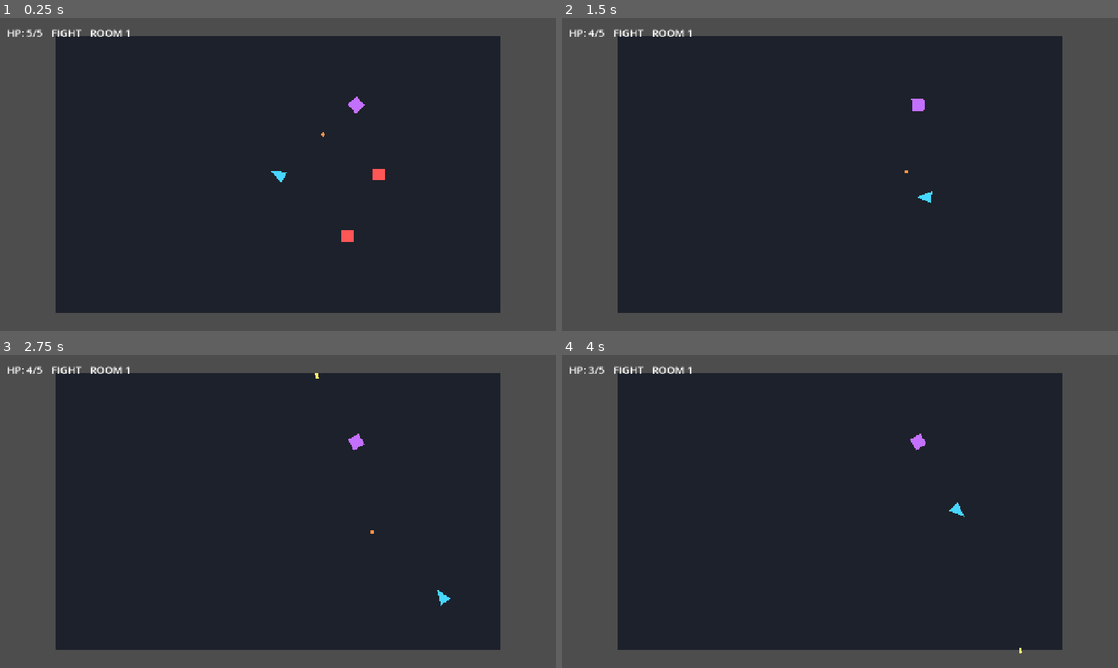
Above: before the commit, frames 1-4 (two rows, left to right).
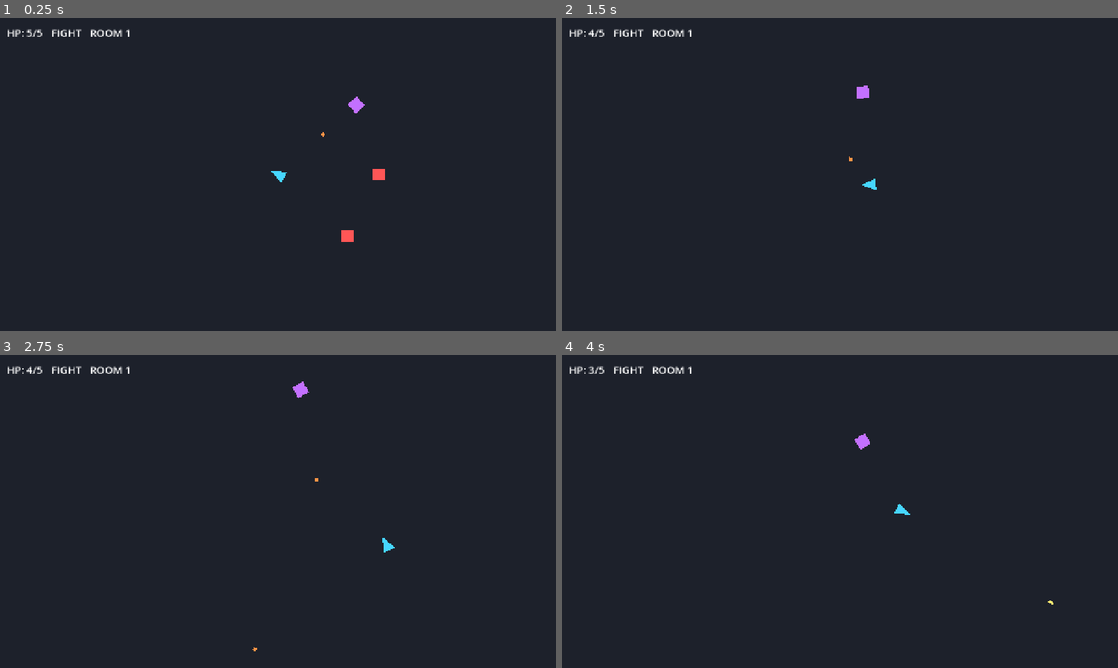
Above: after the commit, the same moments.

Repository: Dexter2099/GunMaxx
Game: Godot game, scene res://scenes/Main.tscn
The game is run twice, just before and just after one commit, with the same random seed, the same clock (stepped at 60 frames per second) and the same inputs.
Inputs (mouse positions are in pixels of both pictures, inside the frame that each line leads up to):
- Up to frame 1 (0.25 s): no input
- Up to frame 2 (1.5 s): move the mouse to (962, 158) at 0.52 s; hold Right (ui_right) 0.53-1.28 s; click (962, 158) at 0.6 s; move the mouse to (728, 190) at 1.27 s; hold Down (ui_down) from 1.28 s (still down); click (728, 190) at 1.35 s
- Up to frame 3 (2.75 s): move the mouse to (333, 442) at 2.02 s; release Down (ui_down) at 2.03 s; hold Right (ui_right) from 2.03 s (still down); click (333, 442) at 2.1 s
- Up to frame 4 (4 s): move the mouse to (812, 574) at 2.77 s; release Right (ui_right) at 2.78 s; hold Up (ui_up) 2.78-3.53 s; click (812, 574) at 2.85 s; move the mouse to (1006, 558) at 3.52 s; hold Left (ui_left) from 3.53 s (still down); click (1006, 558) at 3.6 s

The runs differ from the first frame. In frame 1, 29% of the frame differs, in the area x 0-100%, y 0-100%; in frame 2, 29%; in frame 3, 29%; in frame 4, 29%.

Commit message:
Expand room bounds and align walls/camera limits

Diff:
--- a/game/scenes/Main.tscn
+++ b/game/scenes/Main.tscn
@@ -7,40 +7,40 @@
 [ext_resource type="PackedScene" path="res://scenes/RangedEnemy.tscn" id="5_wm2r9"]
 
 [sub_resource type="RectangleShape2D" id="RectangleShape2D_top"]
-size = Vector2(540, 12)
+size = Vector2(1560, 24)
 
 [sub_resource type="RectangleShape2D" id="RectangleShape2D_bottom"]
-size = Vector2(540, 12)
+size = Vector2(1560, 24)
 
 [sub_resource type="RectangleShape2D" id="RectangleShape2D_left"]
-size = Vector2(12, 348)
+size = Vector2(24, 984)
 
 [sub_resource type="RectangleShape2D" id="RectangleShape2D_right"]
-size = Vector2(12, 348)
+size = Vector2(24, 984)
 
 [node name="Main" type="Node2D"]
 script = ExtResource("2_o6yxi")
 
 [node name="Floor" type="Polygon2D" parent="."]
 color = Color(0.117647, 0.133333, 0.172549, 1)
-polygon = PackedVector2Array(-512, -320, 512, -320, 512, 320, -512, 320)
+polygon = PackedVector2Array(-768, -480, 768, -480, 768, 480, -768, 480)
 
 [node name="RoomBounds" type="StaticBody2D" parent="."]
 
 [node name="TopWall" type="CollisionShape2D" parent="RoomBounds"]
-position = Vector2(0, -332)
+position = Vector2(0, -492)
 shape = SubResource("RectangleShape2D_top")
 
 [node name="BottomWall" type="CollisionShape2D" parent="RoomBounds"]
-position = Vector2(0, 332)
+position = Vector2(0, 492)
 shape = SubResource("RectangleShape2D_bottom")
 
 [node name="LeftWall" type="CollisionShape2D" parent="RoomBounds"]
-position = Vector2(-524, 0)
+position = Vector2(-780, 0)
 shape = SubResource("RectangleShape2D_left")
 
 [node name="RightWall" type="CollisionShape2D" parent="RoomBounds"]
-position = Vector2(524, 0)
+position = Vector2(780, 0)
 shape = SubResource("RectangleShape2D_right")
 
 [node name="Player" parent="." instance=ExtResource("1_hx3m3")]
--- a/game/scripts/main.gd
+++ b/game/scripts/main.gd
@@ -8,7 +8,7 @@
 @onready var room_counter_label: Label = $HUD/MarginContainer/HBoxContainer/RoomCounterLabel
 @onready var room_clear_timer: Timer = $RoomClearTimer
 
-const ROOM_SIZE := Vector2(1024, 640)
+const ROOM_SIZE := Vector2(1536, 960)
 const CHASER_ENEMY_SCENE := preload("res://scenes/Enemy.tscn")
 const TURRET_ENEMY_SCENE := preload("res://scenes/RangedEnemy.tscn")
 
